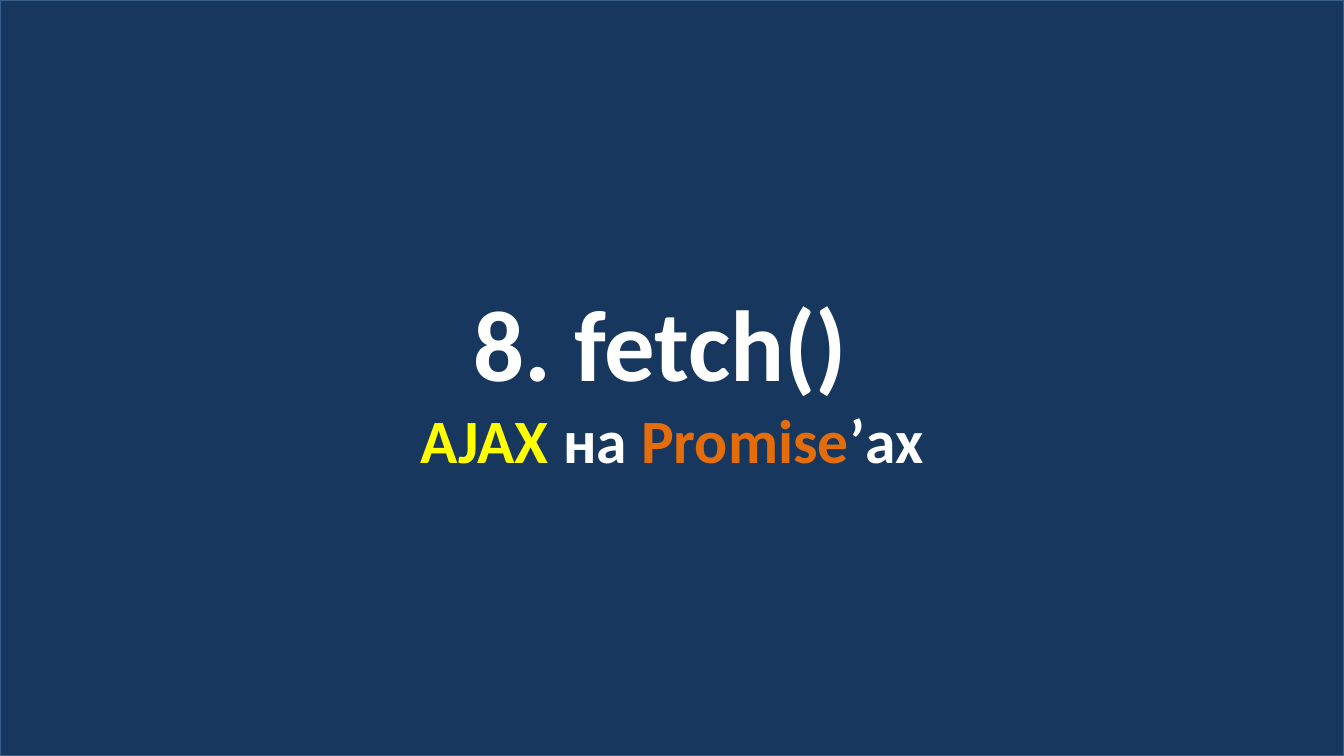
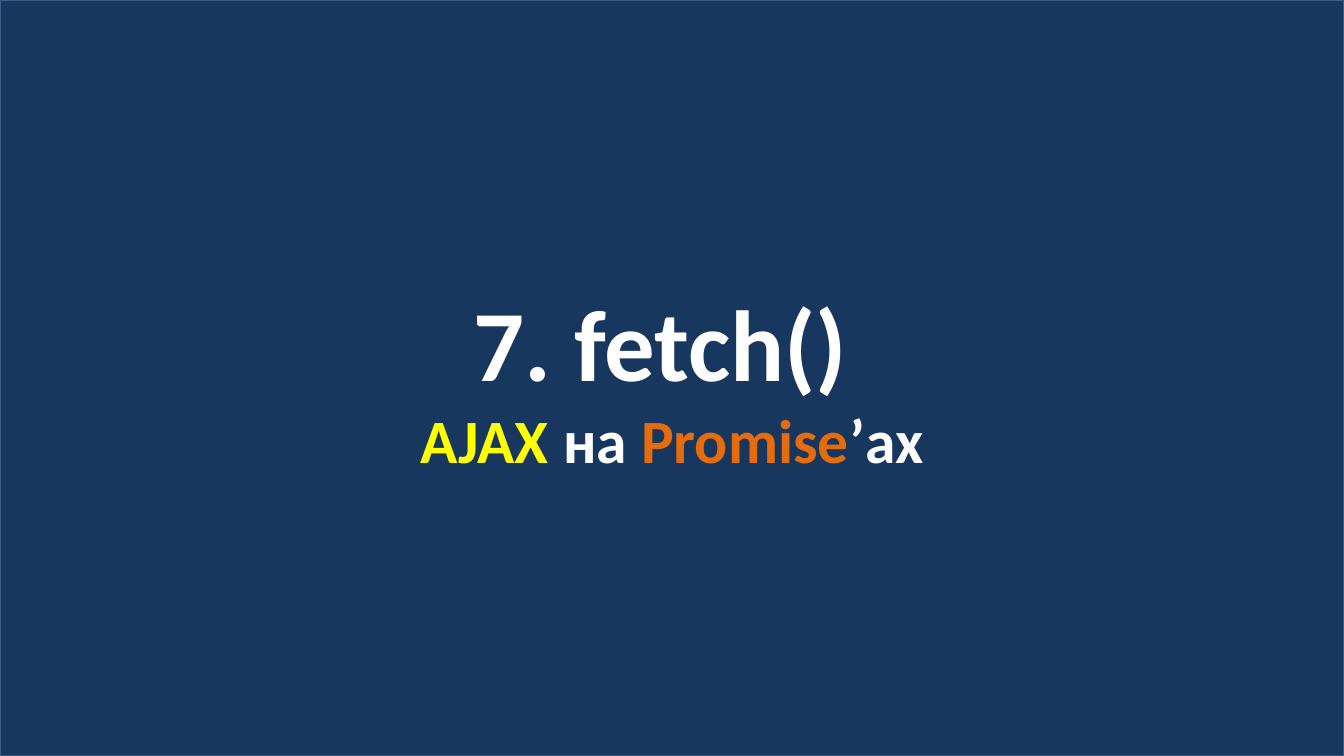
Before and after one commit to js-13-ort-dnipro/lesson02, a slide deck: slide 23 of lesson02.pptx (slide 26 before the commit). Drawn at 1344x756 pixels with LibreOffice and Linux fonts; fonts in the diff are those of the drawing. Boxes give left, top, right and bottom in pixels: in the first picture for what was removed or moved away, otherwise in the second. Text is boxed around its words. In the diff, an @@ line names an element or a change of style, - is before the commit and + after.

```diff
--- a/lesson02.pptx
+++ b/lesson02.pptx
@@ text in rectangle at bbox=[474, 306, 847, 396]: text changed @@
-8. fetch()
+7. fetch()
```
Also in this commit, not shown: 3 other slides changed, 3 slides removed, 1 other file.
